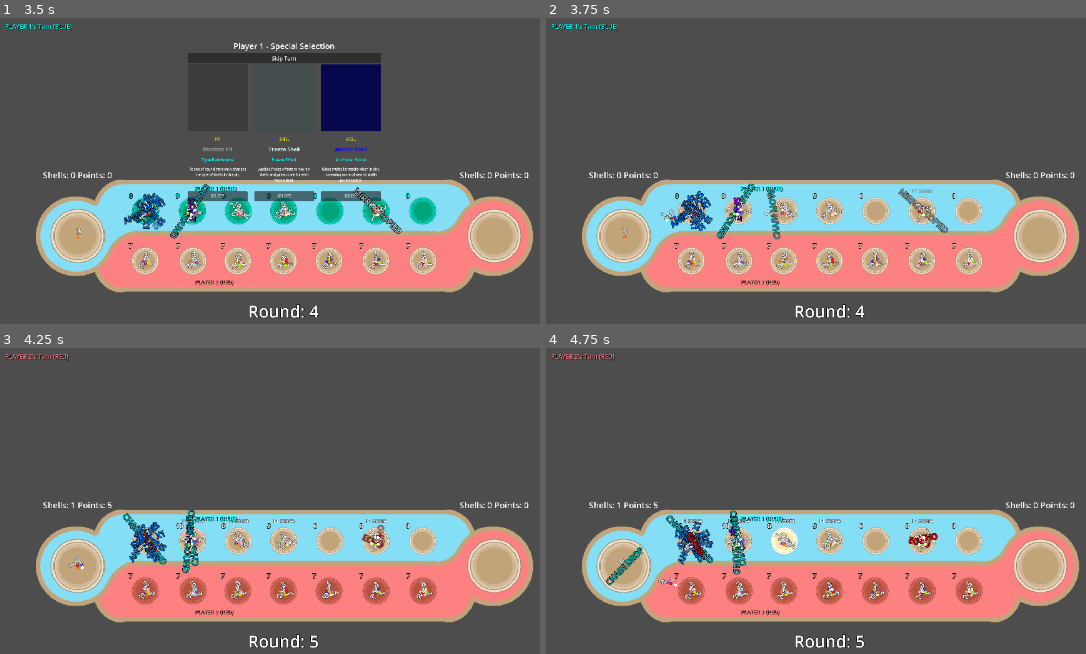
Above: before the commit, frames 1-4 (two rows, left to right).
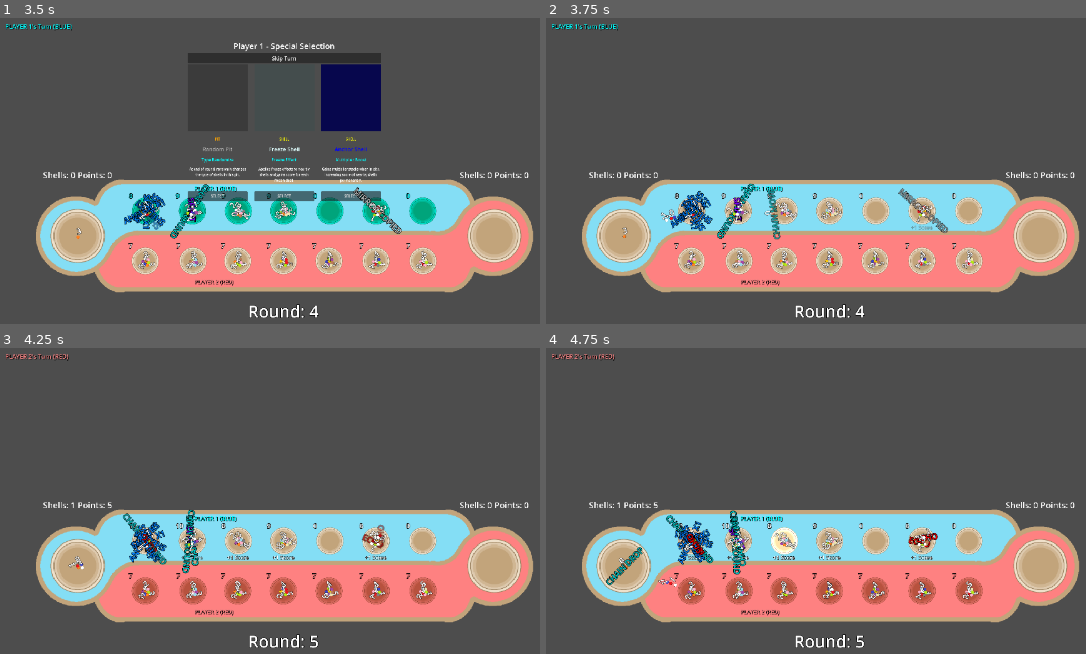
Above: after the commit, the same moments.

Repository: Hoplyman/GameHackathon-Achuuuspekoply
Game: Godot game, scene res://scenes/Gameplay.tscn
Two runs of this game, one before a commit and one after it. Both use one fixed random seed, a clock stepped at 60 frames per second and the inputs below. This scene is started directly instead of the project's main scene.
Inputs (mouse positions are in pixels of both pictures, inside the frame that each line leads up to):
- Up to frame 1 (3.5 s): move the mouse to (421, 210) at 0.52 s; click (421, 210) at 0.67 s; move the mouse to (378, 210) at 1.27 s; click (378, 210) at 1.42 s; move the mouse to (329, 210) at 2.02 s; click (329, 210) at 2.17 s; move the mouse to (286, 210) at 2.77 s; click (286, 210) at 2.92 s
- Up to frame 2 (3.75 s): click "Skip Turn" at 3.5 s
- Up to frame 3 (4.25 s): no input
- Up to frame 4 (4.75 s): move the mouse to (783, 540) at 4.27 s; click (783, 540) at 4.42 s

Frame 1 is identical in both runs. In frame 2, less than 0.1% of the frame differs, in the area x 67-72%, y 55-70%; in frame 3, 0.3%; in frame 4, 0.4%, in the area x 24-72%, y 55-70%.

Commit message:
move pit effect

Diff:
--- a/objects/Pit.tscn
+++ b/objects/Pit.tscn
@@ -53,17 +53,13 @@
 
 [node name="Effect" type="Label" parent="."]
 visible = false
-anchors_preset = 7
+anchors_preset = 5
 anchor_left = 0.5
-anchor_top = 1.0
 anchor_right = 0.5
-anchor_bottom = 1.0
 offset_left = -22.0
-offset_top = -110.0
 offset_right = 22.0
-offset_bottom = -10.0
+offset_bottom = 100.0
 grow_horizontal = 2
-grow_vertical = 0
 size_flags_horizontal = 8
 theme_override_colors/font_outline_color = Color(0, 0, 0, 1)
 theme_override_constants/outline_size = 3
